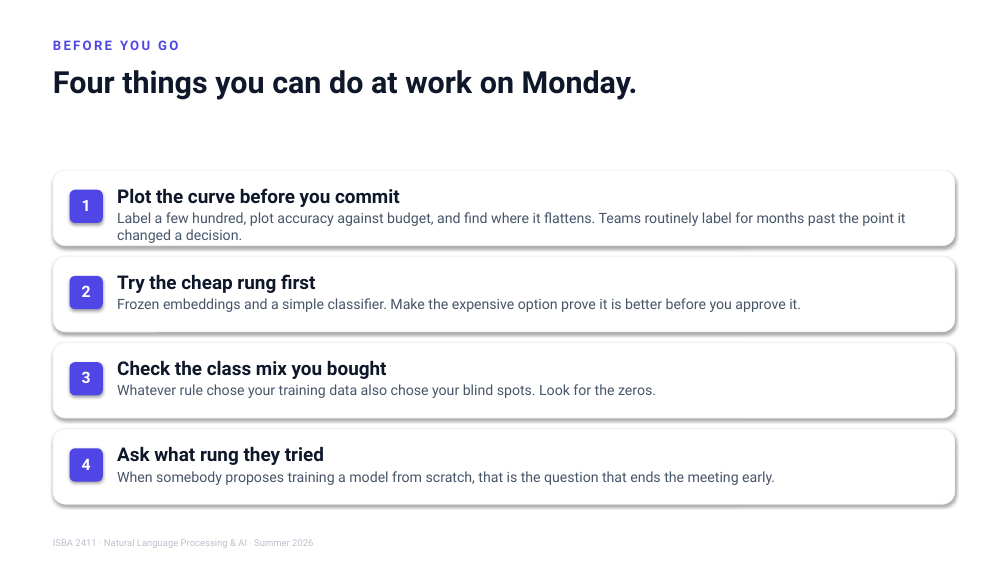
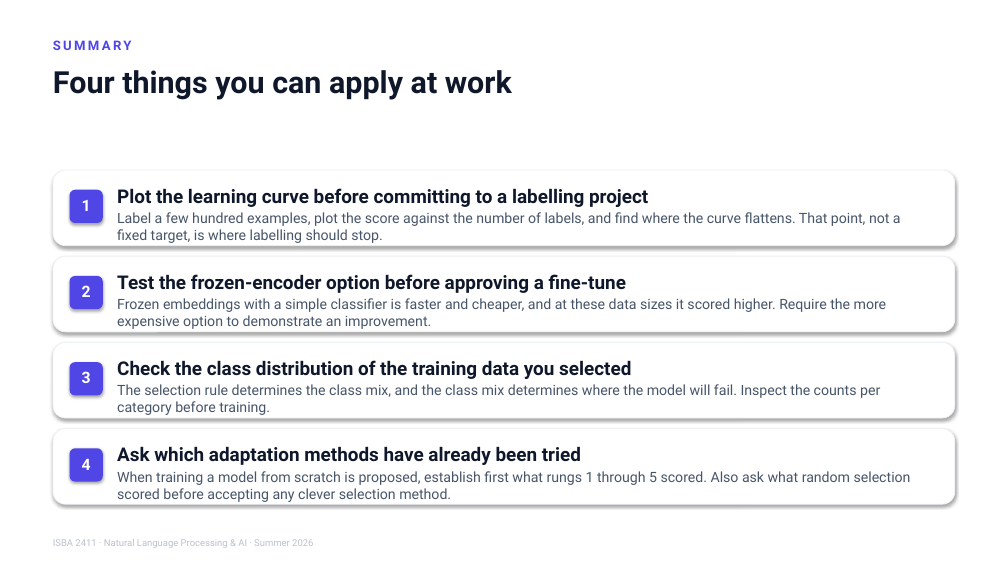
Before and after one commit to JulesMalin/isba2411-nlp, a slide deck: slide 21 of Week 7/L14_Making_It_Yours.pptx. Drawn at 1008x567 pixels with LibreOffice and Linux fonts; fonts in the diff are those of the drawing. Boxes give left, top, right and bottom in pixels: in the first picture for what was removed or moved away, otherwise in the second. Text is boxed around its words. In the diff, an @@ line names an element or a change of style, - is before the commit and + after.

Commit message:
L14: replace tagline phrasing with explicit, factual headings throughout

```diff
--- a/Week 7/L14_Making_It_Yours.pptx
+++ b/Week 7/L14_Making_It_Yours.pptx
@@ text at <box>53,40,132,50</box>: text changed @@
-BEFORE YOU GO
+SUMMARY
@@ text at <box>53,70,512,100</box>: text changed @@
-Four things you can do at work on Monday.
+Four things you can apply at work
@@ text at <box>117,188,648,207</box>: text changed @@
-Plot the curve before you commit
+Plot the learning curve before committing to a labelling project
@@ text at <box>117,212,901,243</box>: text changed @@
-Label a few hundred, plot accuracy against budget, and find where it flattens. Teams routinely label for months past the point it changed a decision.
+Label a few hundred examples, plot the score against the number of labels, and find where the curve flattens. That point, not a fixed target, is where labelling should stop.
@@ text at <box>117,298,887,329</box>: text changed @@
-Frozen embeddings and a simple classifier. Make the expensive option prove it is better before you approve it.
+Frozen embeddings with a simple classifier is faster and cheaper, and at these data sizes it scored higher. Require the more expensive option to demonstrate an improvement.
@@ text at <box>117,274,626,293</box>: text changed @@
-Try the cheap rung first
+Test the frozen-encoder option before approving a fine-tune
@@ text at <box>117,360,631,379</box>: text changed @@
-Check the class mix you bought
+Check the class distribution of the training data you selected
@@ text at <box>117,384,880,415</box>: text changed @@
-Whatever rule chose your training data also chose your blind spots. Look for the zeros.
+The selection rule determines the class mix, and the class mix determines where the model will fail. Inspect the counts per category before training.
@@ text at <box>117,446,581,465</box>: text changed @@
-Ask what rung they tried
+Ask which adaptation methods have already been tried
@@ text at <box>117,471,911,502</box>: text changed @@
-When somebody proposes training a model from scratch, that is the question that ends the meeting early.
+When training a model from scratch is proposed, establish first what rungs 1 through 5 scored. Also ask what random selection scored before accepting any clever selection method.
```
Also in this commit, not shown: 20 other slides changed.
